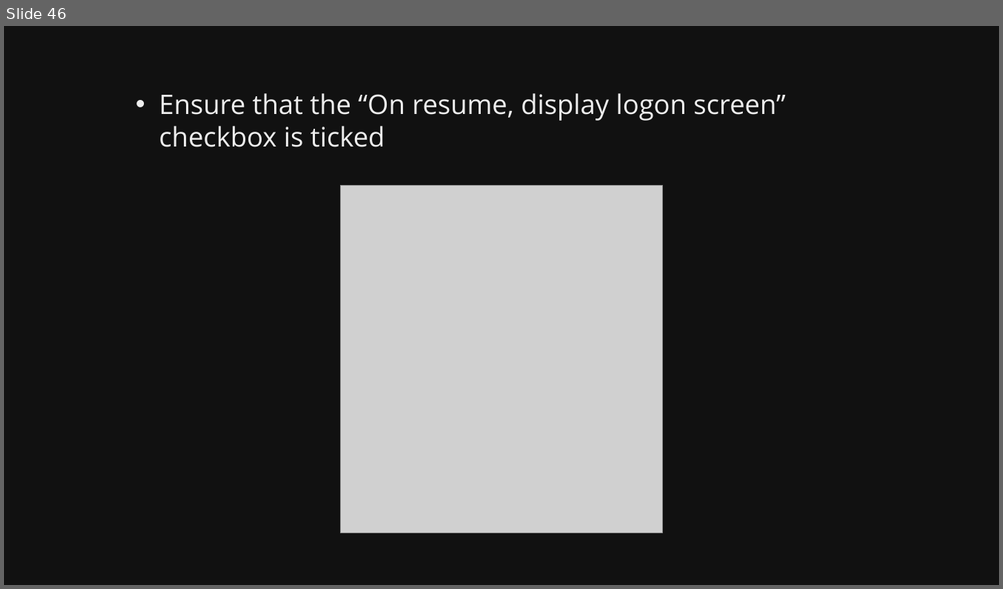
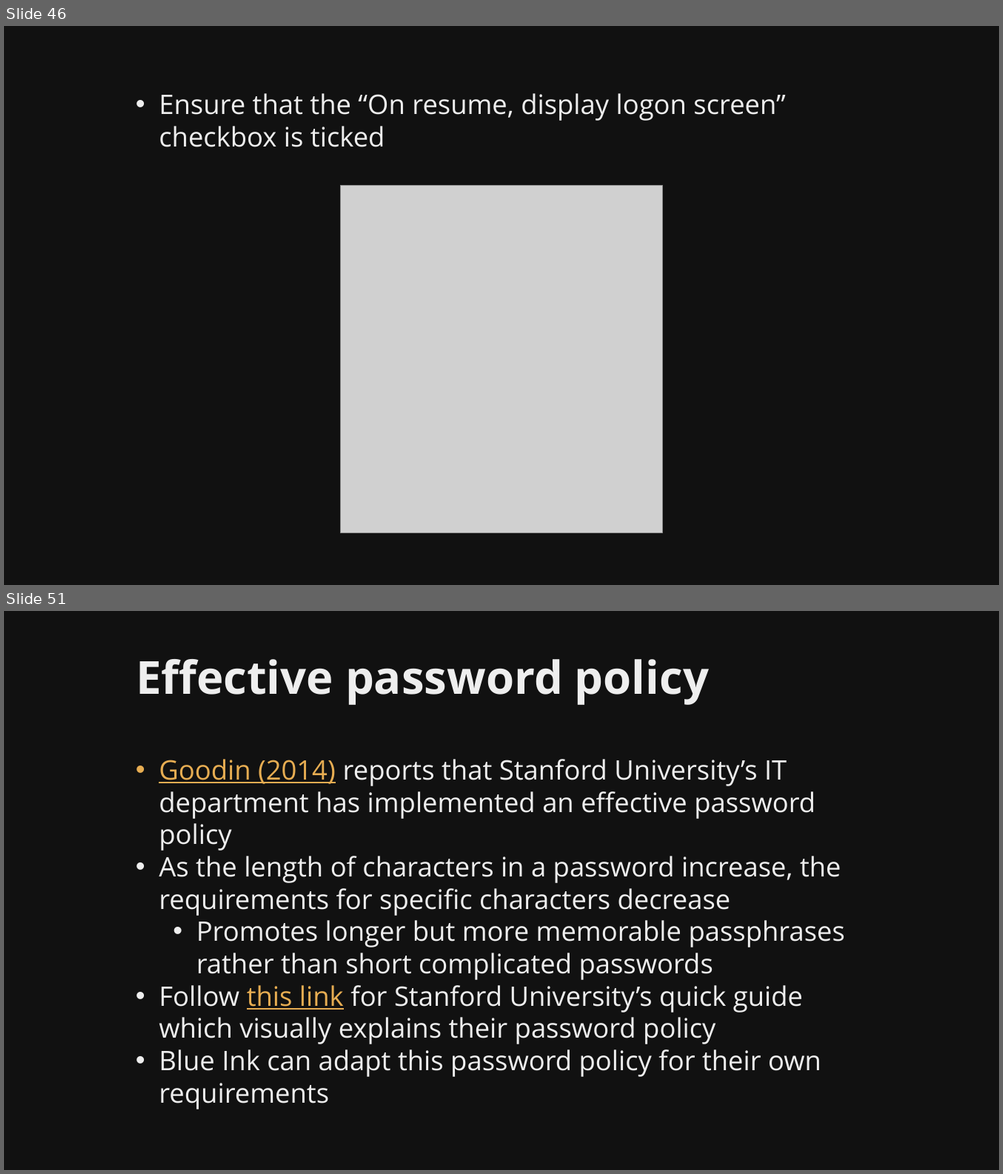
Before and after one commit to martymcflywa/ecu, a slide deck: year_1/sem_2/CSI1101_computer_security/0b_assignment_2_[22MAY15_0900]/dev/CSI1101_PONCE_A2_v01.pptx. Shown one above the other, each under a label of ours: slide 46 before the commit, slides 46 and 51 after it; the slides between them are not shown. The pictures are 1003x589 and 1003x1174 pixels, drawn with LibreOffice and Linux fonts; fonts in the diff are those of the drawing; grey boxes stand for pictures. Boxes give left, top, right and bottom in pixels: in the first picture for what was removed or moved away, otherwise in the second. Text is boxed around its words. In the diff, an @@ line names an element or a change of style, - is before the commit and + after.

Commit message:
CSI1101 A2: finished passwords, user privileges

```diff
--- a/year_1/sem_2/CSI1101_computer_security/0b_assignment_2_[22MAY15_0900]/dev/CSI1101_PONCE_A2_v01.pptx
+++ b/year_1/sem_2/CSI1101_computer_security/0b_assignment_2_[22MAY15_0900]/dev/CSI1101_PONCE_A2_v01.pptx
@@ slide 51 added at (x1=4, y1=611, x2=999, y2=1170), background #111111 @@
@@ title added at (x1=136, y1=659, x2=708, y2=705), 44 pt, text #EEEEEE, bold @@
+Effective password policy
@@ text added at (x1=159, y1=759, x2=845, y2=1110), 26 pt, text #EEEEEE @@
+• Goodin (2014) reports that Stanford University’s IT department has implemented an effective password policy
+• As the length of characters in a password increase, the requirements for specific characters decrease
+  • Promotes longer but more memorable passphrases rather than short complicated passwords
+• Follow this link for Stanford University’s quick guide which visually explains their password policy
+• Blue Ink can adapt this password policy for their own requirements
```
Also in this commit, not shown: 3 slides changed, 11 other slides added, 6 other files.
